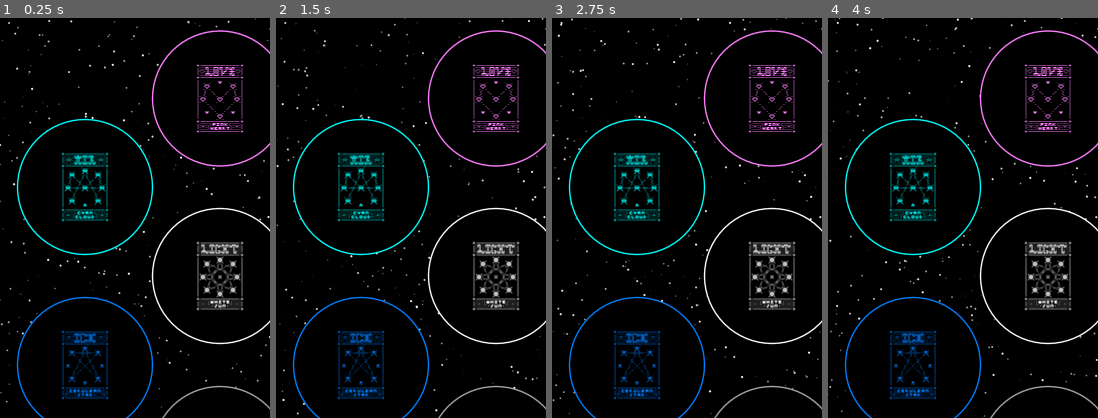
Above: before the commit, frames 1-4 (left to right).
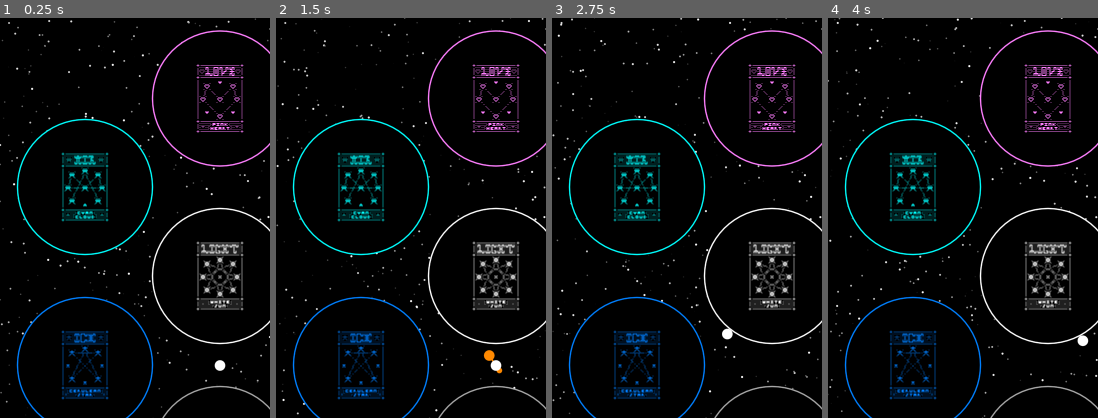
Above: after the commit, the same moments.

Repository: cursebinder22/space-golf-2d
Game: Godot game, scene res://main.tscn
The game is run twice, just before and just after one commit, with the same random seed, the same clock (stepped at 60 frames per second) and the same inputs.
Inputs (mouse positions are % of the whole screen's width and height, from its top left):
- Up to frame 1 (0.25 s): no input
- Up to frame 2 (1.5 s): tap Enter at 0.5 s; move the mouse to (72, 45) at 0.52 s; click (72, 45) at 0.67 s; drag from (30, 55) to (45, 70) at 1.27 s
- Up to frame 3 (2.75 s): move the mouse to (60, 28) at 2.02 s; click (60, 28) at 2.17 s
- Up to frame 4 (4 s): drag from (45, 70) to (20, 35) at 2.77 s; move the mouse to (80, 65) at 3.52 s; click (80, 65) at 3.67 s
The pictures show only the part of the screen within x 9-59%, y 1-51%; the shares and areas given below are measured in that part.

The runs differ from the first frame. In frame 1, 0.1% of the frame differs, in the area x 79-84%, y 85-89%; in frame 2, 0.2%, in the area x 77-85%, y 83-89%; in frame 3, less than 0.1%; in frame 4, less than 0.1%.

Commit message:
Add ball
Has bounce and roll physics, border send-back, and a multicolored click-and-drag aim line with decorative points.

Diff:
--- a/main.gd
+++ b/main.gd
@@ -105,6 +105,16 @@
 # planet variables
 var planets = []
 var total_planets = Element.size()
+
+@onready var ball = {
+	'position': Vector2(view_size.x / 2, 4 * view_size.y / 9),
+	'speed': 0,
+	'direction': Vector2.ZERO,
+	'radius': 10,
+	'gravity': Vector2.ZERO,
+	'planet': null,
+	'color': Color.WHITE
+}
 
 func _ready() -> void:
 	# nearest neighbor texture scaling
@@ -130,17 +140,65 @@
 			'element': element
 		})
 
+var click_start_pos: Vector2
+var click_end_pos: Vector2
+var click_drag_pos: Vector2
+var draw_drag_line = false
+var fade_drag_line = false
+
+func _input(event: InputEvent) -> void:
+	if event is InputEventMouseButton:
+		if event.button_index == MOUSE_BUTTON_LEFT:
+			if event.pressed:
+				click_start_pos = event.position
+				draw_drag_line = true
+				fade_drag_line = false
+			else:
+				click_end_pos = event.position
+				fade_drag_line = true
+				ball.direction = (-click_end_pos + click_start_pos).normalized()
+				ball.speed = click_end_pos.distance_to(click_start_pos) / 50
+				ball.orbit_planet = null
+
 func _process(delta: float) -> void:
-	# fix overlapping planets and keep on screen
+	# for draw function's ball drag line
+	if Input.is_mouse_button_pressed(MOUSE_BUTTON_LEFT):
+		click_drag_pos = get_global_mouse_position()
+
+	# ball gravity physics if it has touched a planet since last launch
+	if ball.planet != null:
+		var altitude = ball.position.distance_to(ball.planet.position) - ball.planet.radius
+		ball.gravity = 10 * (-ball.position + ball.planet.position).normalized() / altitude
+		var xv = ball.speed * ball.direction.x + ball.gravity.x
+		var yv = ball.speed * ball.direction.y + ball.gravity.y
+		ball.speed = sqrt(xv**2 + yv**2)
+		ball.direction = Vector2(xv, yv).normalized()
+	ball.position += ball.speed * ball.direction
+
 	for planet in planets:
-		for other_planet in planets:
-			if other_planet != planet:
-				var dist_btwn = planet.position.distance_to(other_planet.position)
-				var dir_away = (planet.position - other_planet.position).normalized()
-				if dist_btwn < 3 + planet.radius + other_planet.radius:
-					planet.position += dir_away
-		planet.position.x = clamp(planet.position.x, planet_rim_width + planet.radius, view_size.x - planet.radius - planet_rim_width)
-		planet.position.y = clamp(planet.position.y, planet_rim_width + planet.radius, view_size.y - planet.radius - planet_rim_width)
+		var dist = ball.position.distance_to(planet.position)
+		var min_dist = ball.radius + planet.radius + planet_rim_width
+		# if touching planet, apply gravity
+		if dist < min_dist:
+			ball.planet = planet
+			var planet_to_ball_dir = (ball.position - planet.position).normalized()
+			ball.position = planet.position + min_dist * planet_to_ball_dir
+			# slow ball with every surface contact to represent friction
+			ball.speed *= .9
+			# bounce ball on planet surface
+			var angle_to_tangent = -ball.direction.angle_to(planet_to_ball_dir)
+			ball.direction = -ball.direction.rotated(-angle_to_tangent * 2)
+
+	# bounce ball on screen edges
+	if ball.position.x < ball.radius \
+	or ball.position.x > view_size.x - ball.radius \
+	or ball.position.y < ball.radius \
+	or ball.position.y > view_size.y - ball.radius:
+		ball.position.x = clamp(ball.position.x, ball.radius, view_size.x - ball.radius)
+		ball.position.y = clamp(ball.position.y, ball.radius, view_size.y - ball.radius)
+		ball.speed *= .1
+		ball.direction *= -1
+		ball.color.a = 0
 
 	for star in stars:
 		# move via constructed velocity
@@ -175,13 +233,17 @@
 	# for _draw()
 	queue_redraw()
 
+var line_end_pos: Vector2
+var drag_color: Color
 func _draw() -> void:
+	# draw stars
 	for star in stars:
 		# lux contingent on radius, affects color
 		var lux = (star.radius - min_star_radius) / (max_star_radius - min_star_radius)
 		var color = Color(lux, lux, lux)
 		draw_circle(star.position, star.radius, color, true, -1.0, true)
 
+	# draw planets
 	for planet in planets:
 		var element = elements[planet.element]
 		var card_size = element.card.get_size() * 2
@@ -189,3 +251,25 @@
 		draw_circle(planet.position, planet.radius, Color(0,0,0), true)
 		draw_texture_rect(element.card, rect, false)
 		draw_circle(planet.position, planet.radius, element.color, false, planet_rim_width, true)
+
+	# draw drag line and dots
+	if draw_drag_line:
+		var dist = click_start_pos.distance_to(click_drag_pos)
+		var ratio = clamp(dist / min(view_size.x, view_size.y), 0, 1)
+		if not fade_drag_line:
+			line_end_pos = ball.position - (click_drag_pos - click_start_pos) / 4
+			drag_color = Color.from_hsv(ratio, 1, 1)
+		else:
+			drag_color.a -= .1
+			if drag_color.v < .1:
+				draw_drag_line = false
+		draw_line(ball.position, line_end_pos, drag_color, planet_rim_width * 1.25, true)
+		# big circle
+		draw_circle(line_end_pos, ball.radius, drag_color, true, -1.0, true)
+		draw_circle(line_end_pos, ball.radius/2, drag_color, true, -1.0, true)
+		# small circle
+		draw_circle(ball.position + (ball.position - line_end_pos) / 2, ball.radius / 2, drag_color, true, -1.0, true)
+
+	# draw ball
+	draw_circle(ball.position, ball.radius, ball.color, true, -1.0, true)
+	ball.color.a = clamp(ball.color.a + .1, 0, 1)
